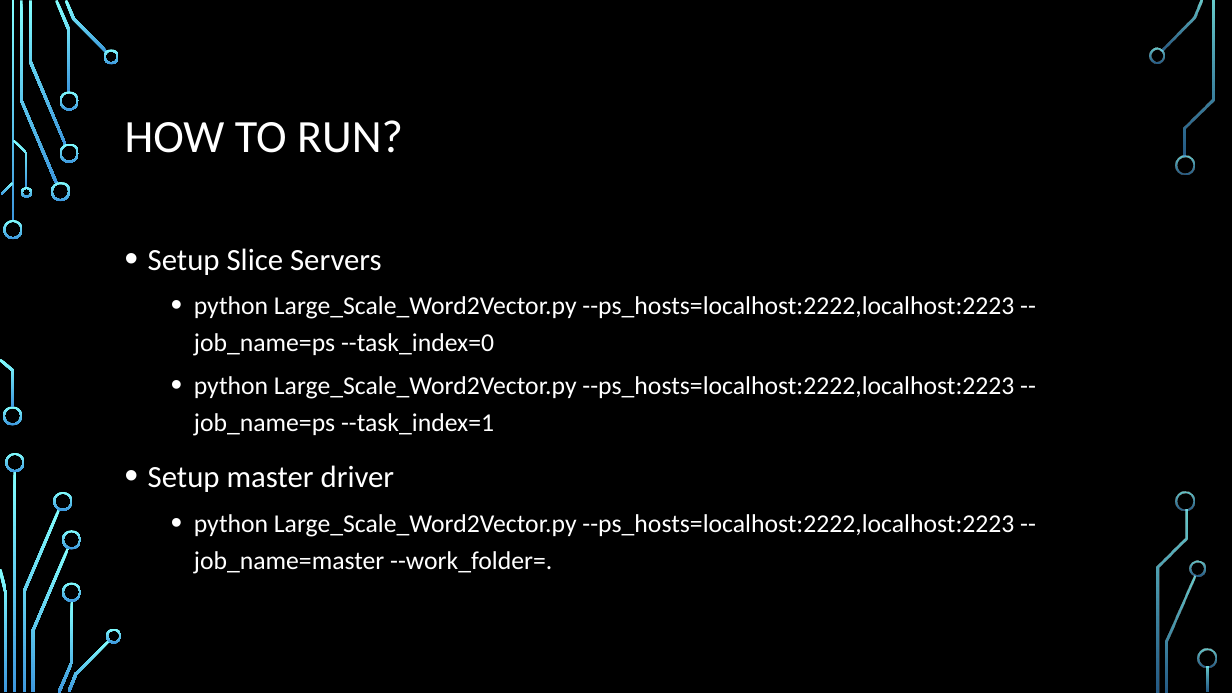
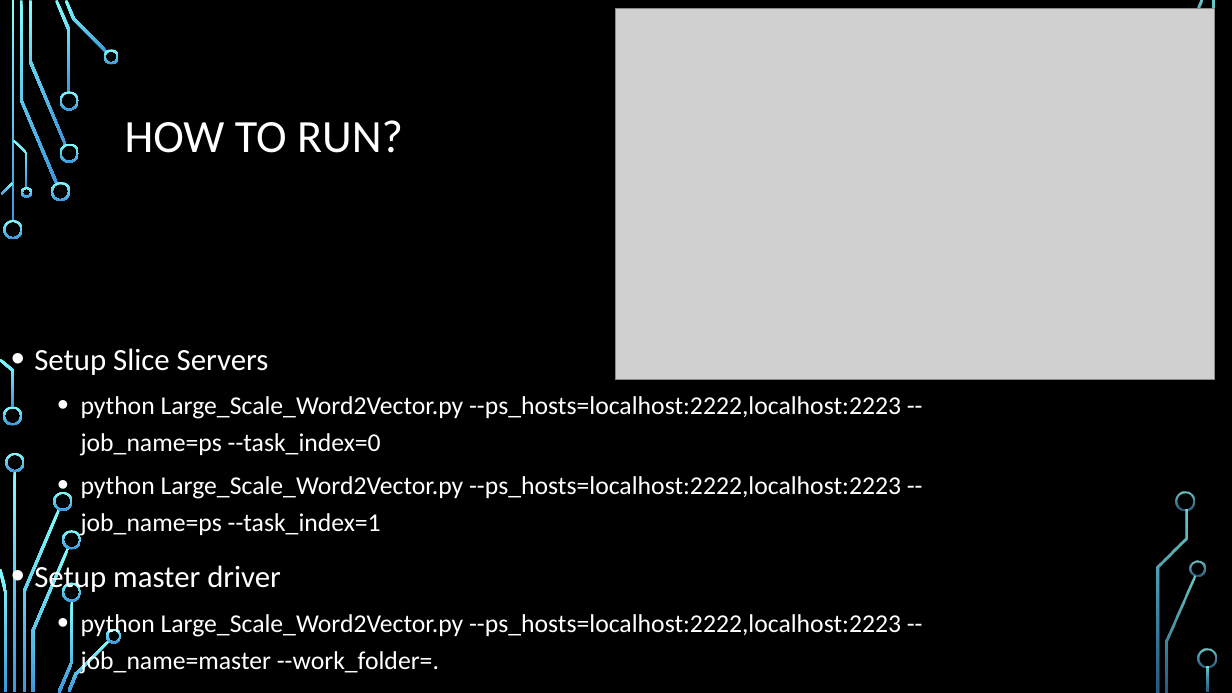
Before and after one commit to danielfu811/course_project_Parallel_Word_Embedding, a slide deck: slide 10 of final_report/final_presentation.pptx. Drawn at 1232x693 pixels with LibreOffice and Linux fonts; fonts in the diff are those of the drawing; grey boxes stand for pictures; background and template pictures are left out. Boxes give left, top, right and bottom in pixels: in the first picture for what was removed or moved away, otherwise in the second. Text is boxed around its words. In the diff, an @@ line names an element or a change of style, - is before the commit and + after.

```diff
--- a/final_report/final_presentation.pptx
+++ b/final_report/final_presentation.pptx
@@ picture added at <box>616,8,1214,379</box> @@
@@ freeform shape removed at <box>1149,48,1165,64</box> @@
@@ freeform shape removed at <box>1176,155,1195,175</box> @@
@@ text "Setup Slice Servers": place and size @@
-text "Setup Slice Servers" at <box>148,248,1014,574</box>
+text "Setup Slice Servers" at <box>34,348,901,674</box>
```
Also in this commit, not shown: 1 other slide changed.
